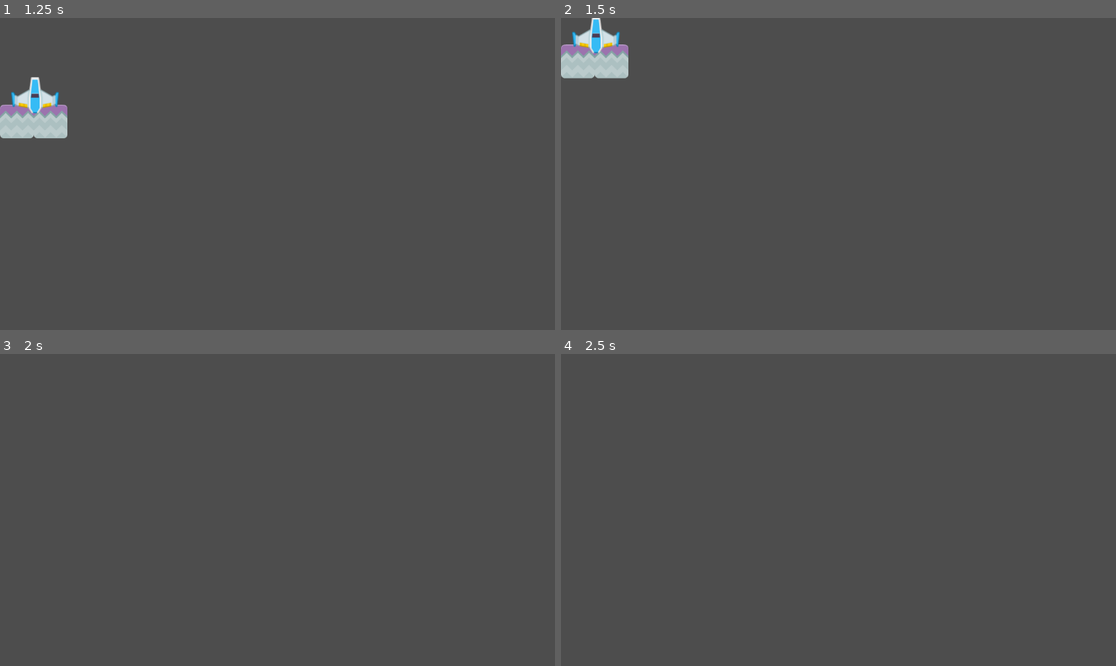
Above: before the commit, frames 1-4 (two rows, left to right).
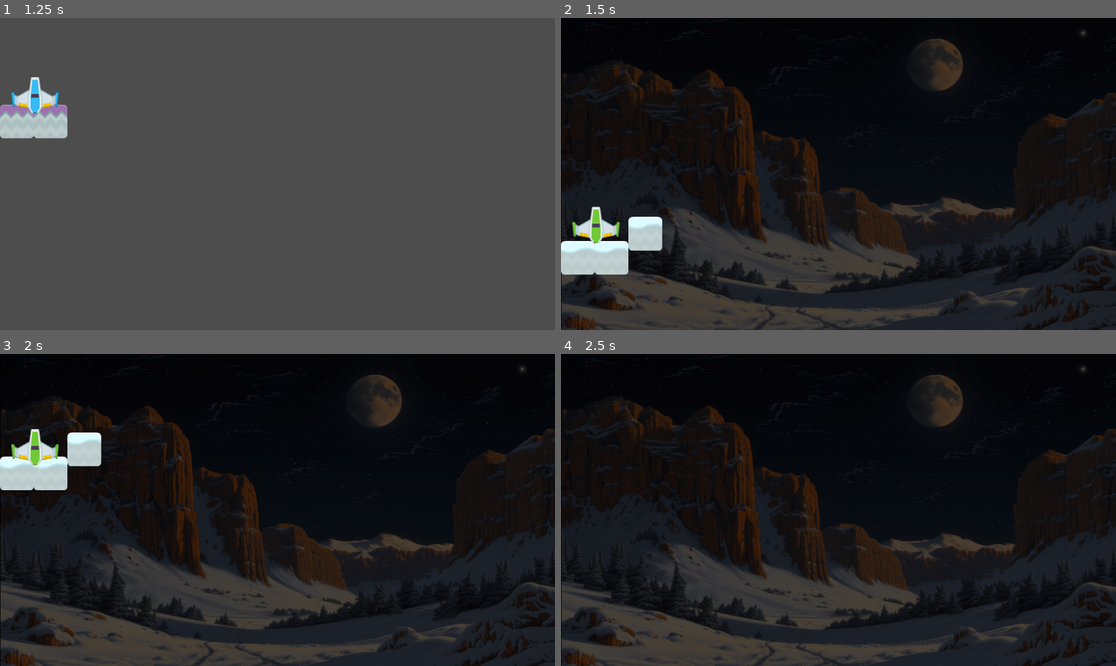
Above: after the commit, the same moments.

Repository: adhan-857/tutorial-2-gamedev
Game: Godot game, scene res://scenes/MainLevel.tscn
Same seed, same stepped clock (60 frames per second), same inputs: the game is played once before the commit and once after it.
Inputs:
- Up to frame 1 (1.25 s): hold Up (move_up) from 0.53 s (still down)
- Up to frame 2 (1.5 s): keep holding Up (move_up)
- Up to frame 3 (2 s): keep holding Up (move_up)
- Up to frame 4 (2.5 s): release Up (move_up) at 2.03 s; hold Left (move_left) from 2.03 s (still down)

Frame 1 is identical in both runs. In frame 2, 92% of the frame differs, in the area x 0-100%, y 0-100%; in frame 3, 92%; in frame 4, 92%.

Commit message:
Selesai mengerjakan Tutorial 2

Diff:
--- /dev/null
+++ b/scenes/BlueShip2.tscn
@@ -0,0 +1,14 @@
+[gd_scene load_steps=3 format=3 uid="uid://5btf2v5h77kl"]
+
+[ext_resource type="Texture2D" uid="uid://dgrrg14sgp4f4" path="res://assets/playerShip1_blue.png" id="1_jpxlt"]
+
+[sub_resource type="RectangleShape2D" id="1"]
+size = Vector2(100.011, 77.4256)
+
+[node name="BlueShip" type="RigidBody2D"]
+
+[node name="Sprite2D" type="Sprite2D" parent="."]
+texture = ExtResource("1_jpxlt")
+
+[node name="CollisionShape2D" type="CollisionShape2D" parent="."]
+shape = SubResource("1")
--- /dev/null
+++ b/scenes/GreenShip.tscn
@@ -0,0 +1,14 @@
+[gd_scene load_steps=3 format=3 uid="uid://c46oabniqhlv"]
+
+[ext_resource type="Texture2D" uid="uid://3ruxfsvp87ub" path="res://assets/playerShip1_green.png" id="1_arjla"]
+
+[sub_resource type="RectangleShape2D" id="1"]
+size = Vector2(100.011, 77.4256)
+
+[node name="GreenShip" type="RigidBody2D"]
+
+[node name="Sprite2D" type="Sprite2D" parent="."]
+texture = ExtResource("1_arjla")
+
+[node name="CollisionShape2D" type="CollisionShape2D" parent="."]
+shape = SubResource("1")
--- /dev/null
+++ b/scenes/LevelBaru.tscn
@@ -0,0 +1,71 @@
+[gd_scene load_steps=9 format=3 uid="uid://bq8nwfb04lxbc"]
+
+[ext_resource type="Texture2D" uid="uid://b2hah5a41g4oa" path="res://assets/Snowy Mountain.png" id="1_0yq5l"]
+[ext_resource type="Script" path="res://scenes/PlatformBaru.gd" id="1_8411g"]
+[ext_resource type="PackedScene" uid="uid://ber2mc4rer5uw" path="res://scenes/SnowPlatform.tscn" id="2_cdw8q"]
+[ext_resource type="PackedScene" uid="uid://c46oabniqhlv" path="res://scenes/GreenShip.tscn" id="3_1xh43"]
+[ext_resource type="Script" path="res://scenes/ObjectiveAreaBaru.gd" id="5_arooa"]
+[ext_resource type="Script" path="res://scenes/WarningKetinggian.gd" id="6_vhg05"]
+[ext_resource type="Script" path="res://scenes/WarningJatuh.gd" id="7_68yt0"]
+
+[sub_resource type="RectangleShape2D" id="RectangleShape2D_fs4t8"]
+size = Vector2(117.375, 111.5)
+
+[node name="LevelBaru" type="Node"]
+
+[node name="ColorRect" type="ColorRect" parent="."]
+offset_right = 1152.0
+offset_bottom = 648.0
+color = Color(0, 0, 0, 1)
+
+[node name="SnowyMountain" type="Sprite2D" parent="."]
+position = Vector2(576, 324)
+scale = Vector2(0.9, 0.9)
+texture = ExtResource("1_0yq5l")
+
+[node name="PlatformBaru" type="Node2D" parent="."]
+position = Vector2(35, 565)
+script = ExtResource("1_8411g")
+
+[node name="SnowPlatform" parent="PlatformBaru" instance=ExtResource("2_cdw8q")]
+
+[node name="SnowPlatform2" parent="PlatformBaru" instance=ExtResource("2_cdw8q")]
+position = Vector2(70, 0)
+
+[node name="SnowPlatform3" parent="PlatformBaru" instance=ExtResource("2_cdw8q")]
+position = Vector2(140, -50)
+
+[node name="SnowPlatform4" parent="PlatformBaru" instance=ExtResource("2_cdw8q")]
+position = Vector2(-70, -50)
+
+[node name="GreenShip" parent="." instance=ExtResource("3_1xh43")]
+position = Vector2(72.701, 421.901)
+
+[node name="ObjectiveArea" type="Area2D" parent="."]
+script = ExtResource("5_arooa")
+
+[node name="CollisionShape2D" type="CollisionShape2D" parent="ObjectiveArea"]
+position = Vector2(773.313, 96.25)
+shape = SubResource("RectangleShape2D_fs4t8")
+
+[node name="AreaKetinggian" type="Area2D" parent="."]
+script = ExtResource("6_vhg05")
+
+[node name="CollisionShape2D" type="CollisionShape2D" parent="AreaKetinggian"]
+position = Vector2(576, -2792)
+scale = Vector2(10, 50)
+shape = SubResource("RectangleShape2D_fs4t8")
+
+[node name="AreaJatuh" type="Area2D" parent="."]
+position = Vector2(0, 1208)
+scale = Vector2(1, 0.1)
+script = ExtResource("7_68yt0")
+
+[node name="CollisionShape2D" type="CollisionShape2D" parent="AreaJatuh"]
+position = Vector2(576, -2792)
+scale = Vector2(10, 50)
+shape = SubResource("RectangleShape2D_fs4t8")
+
+[connection signal="body_entered" from="ObjectiveArea" to="ObjectiveArea" method="_on_ObjectiveArea_body_entered"]
+[connection signal="body_entered" from="AreaKetinggian" to="AreaKetinggian" method="_on_ObjectiveArea_body_entered"]
+[connection signal="body_entered" from="AreaJatuh" to="AreaJatuh" method="_on_ObjectiveArea_body_entered"]
--- a/scenes/ObjectiveArea.gd
+++ b/scenes/ObjectiveArea.gd
@@ -3,3 +3,6 @@
 func _on_ObjectiveArea_body_entered(body: RigidBody2D):
 	if (body.name == "BlueShip"):
 		print("Reached objective!")
+		print("Saatnya kamu menjalankan misi perdana~")
+		print()
+		get_tree().change_scene_to_file("res://scenes/LevelBaru.tscn")
--- /dev/null
+++ b/scenes/ObjectiveAreaBaru.gd
@@ -0,0 +1,5 @@
+extends Area2D
+
+func _on_ObjectiveArea_body_entered(body: RigidBody2D):
+	if (body.name == "GreenShip"):
+		print("[Success] Kamu berhasil ke bulan!")
--- /dev/null
+++ b/scenes/PlatformBaru.gd
@@ -0,0 +1,24 @@
+extends Node2D
+
+@export var speed = 500.0
+
+# Called when the node enters the scene tree for the first time.
+func _ready():
+	print("===== Misi Perdana =====")
+	print("Terbanglah menuju bulan!")
+	print()
+
+# Called every frame. 'delta' is the elapsed time since the previous frame.
+func _process(delta):
+	if Input.is_action_pressed("move_up"):
+		move_local_y(-speed * delta, false)
+
+	if Input.is_action_pressed("move_down"):
+		move_local_y(speed * delta, false)
+
+	# Menambahkan gerakan kiri dan kanan
+	if Input.is_action_pressed("move_left"):
+		move_local_x(-speed * delta, false)
+
+	if Input.is_action_pressed("move_right"):
+		move_local_x(speed * delta, false)
--- /dev/null
+++ b/scenes/SnowPlatform.tscn
@@ -0,0 +1,14 @@
+[gd_scene load_steps=3 format=3 uid="uid://ber2mc4rer5uw"]
+
+[ext_resource type="Texture2D" uid="uid://cbwgix0inp3tk" path="res://assets/snow.png" id="1_rid0b"]
+
+[sub_resource type="RectangleShape2D" id="2"]
+size = Vector2(70.8416, 70.5898)
+
+[node name="SnowPlatform" type="StaticBody2D"]
+
+[node name="Sprite2D" type="Sprite2D" parent="."]
+texture = ExtResource("1_rid0b")
+
+[node name="CollisionShape2D" type="CollisionShape2D" parent="."]
+shape = SubResource("2")
--- /dev/null
+++ b/scenes/WarningJatuh.gd
@@ -0,0 +1,8 @@
+extends Area2D
+
+func _on_ObjectiveArea_body_entered(body: RigidBody2D):
+	if (body.name == "GreenShip"):
+		print("[Warning] Pesawat kamu jatuh")
+		print("[Failed] Misi gagal :(")
+		print()
+		get_tree().reload_current_scene()
--- /dev/null
+++ b/scenes/WarningKetinggian.gd
@@ -0,0 +1,17 @@
+extends Area2D
+
+var timer = 0.0
+
+func _process(delta):
+	var green_ship_present = false
+	for body in get_overlapping_bodies():
+		if body.name == "GreenShip":
+			green_ship_present = true
+			break
+	if green_ship_present:
+		timer -= delta
+		if timer <= 0:
+			print("[Warning] Pesawat kamu terlalu tinggi")
+			timer = 1.0
+	else:
+		timer = 0.0
Binary file added: assets/Snowy Mountain.png
Not shown, added: assets/Snowy Mountain.png.import
Binary file added: assets/Snowy Mountain/Slide1.PNG
Not shown, added: assets/Snowy Mountain/Slide1.PNG.import
Not shown, added: README.md
